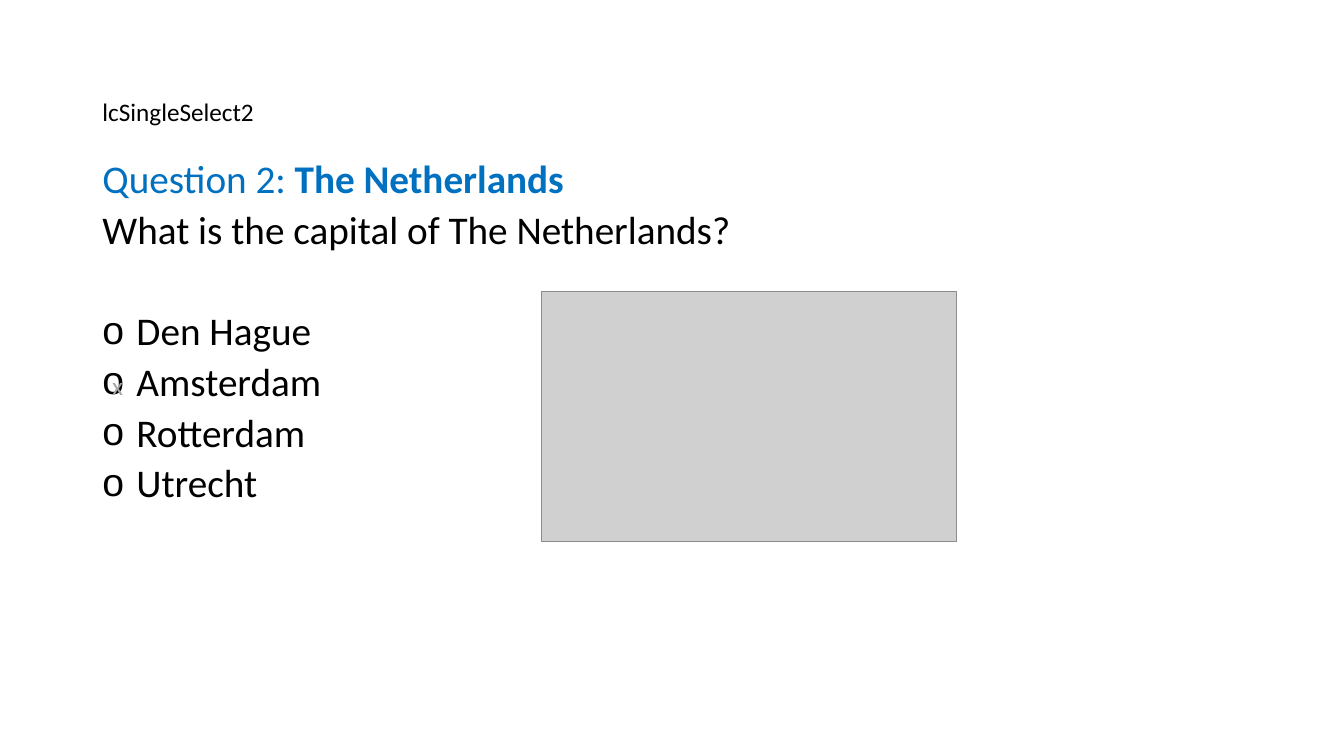
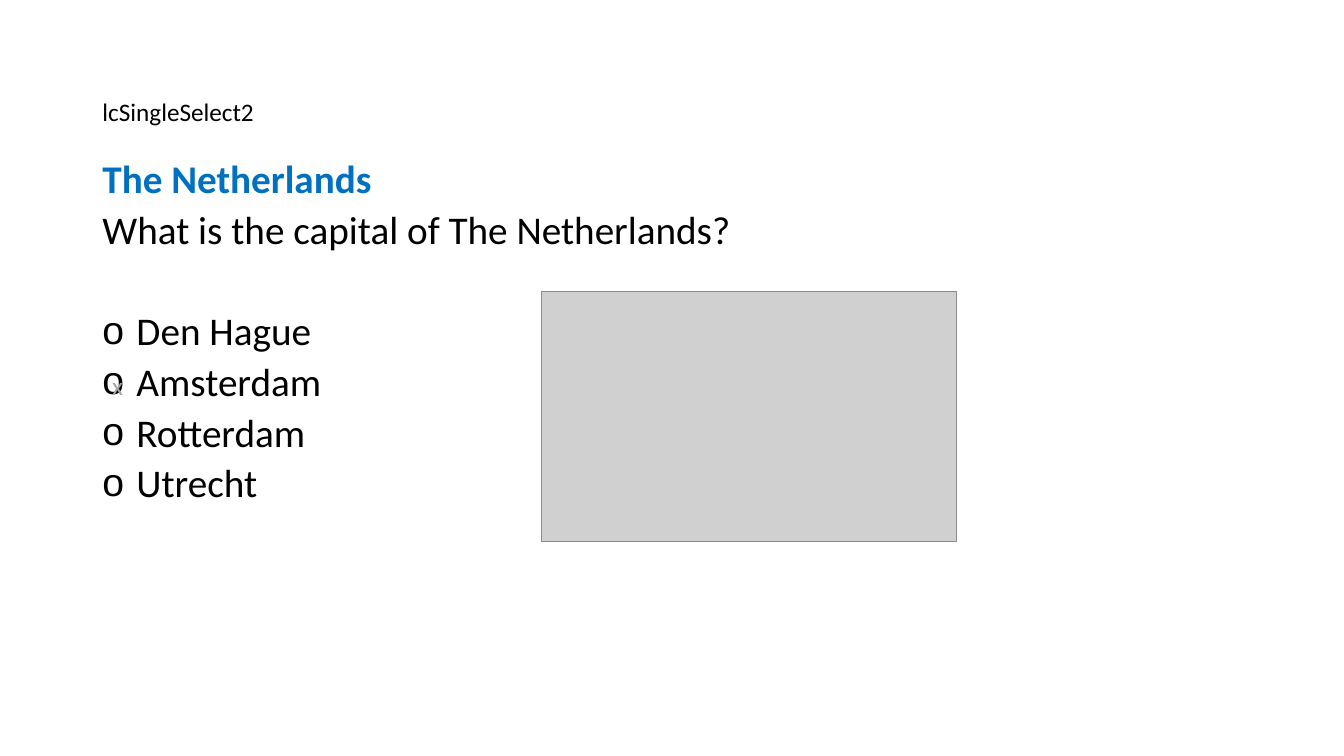
Before and after one commit to birgitstrackenbrock/dita13.lc.extra-interactions, a slide deck: slide 4 of documentation/Interaction_examples_visual.pptx. Drawn at 1344x756 pixels with LibreOffice and Linux fonts; fonts in the diff are those of the drawing; grey boxes stand for pictures. Boxes give left, top, right and bottom in pixels: in the first picture for what was removed or moved away, otherwise in the second. Text is boxed around its words. In the diff, an @@ line names an element or a change of style, - is before the commit and + after.

```diff
--- a/documentation/Interaction_examples_visual.pptx
+++ b/documentation/Interaction_examples_visual.pptx
@@ text at (102, 165, 371, 194): text changed @@
-Question 2: The Netherlands
+The Netherlands
```
Also in this commit, not shown: 18 other slides changed, 1 slide added, 33 other files.
